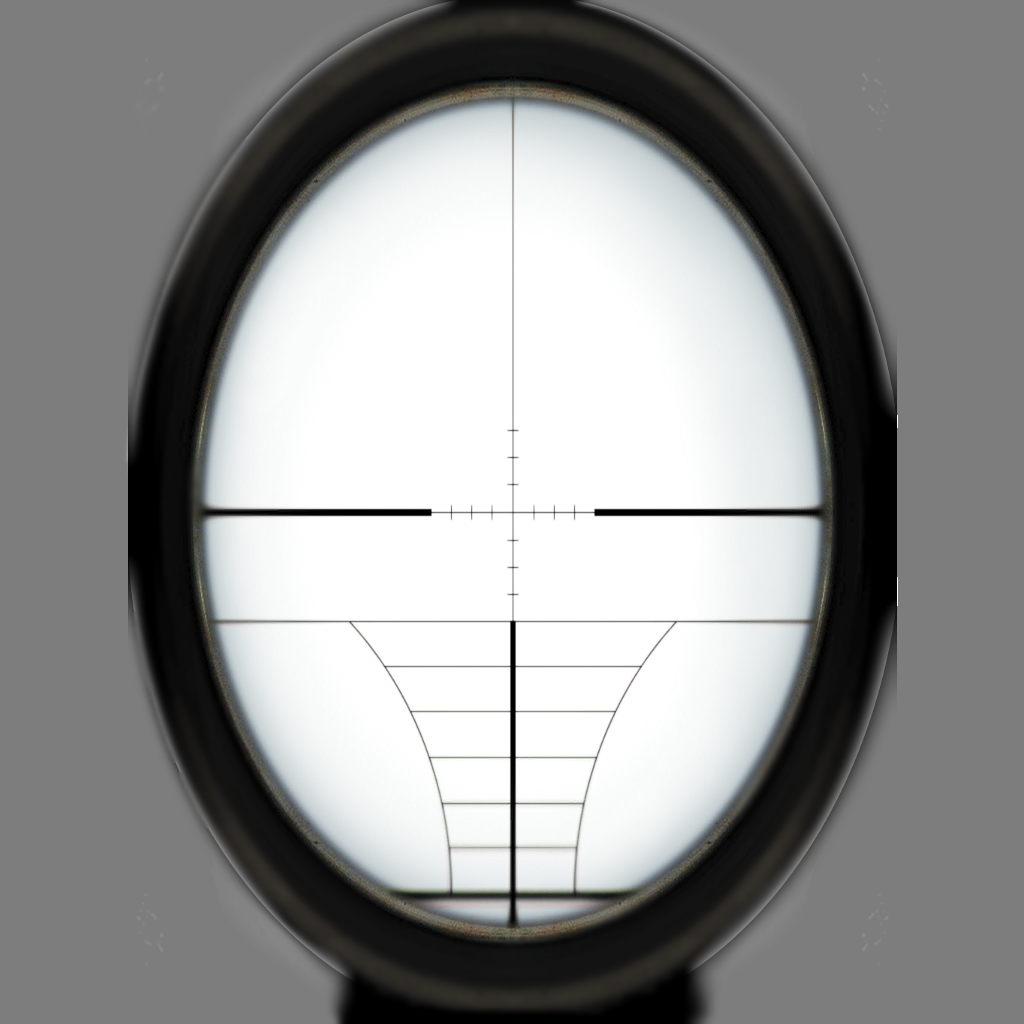
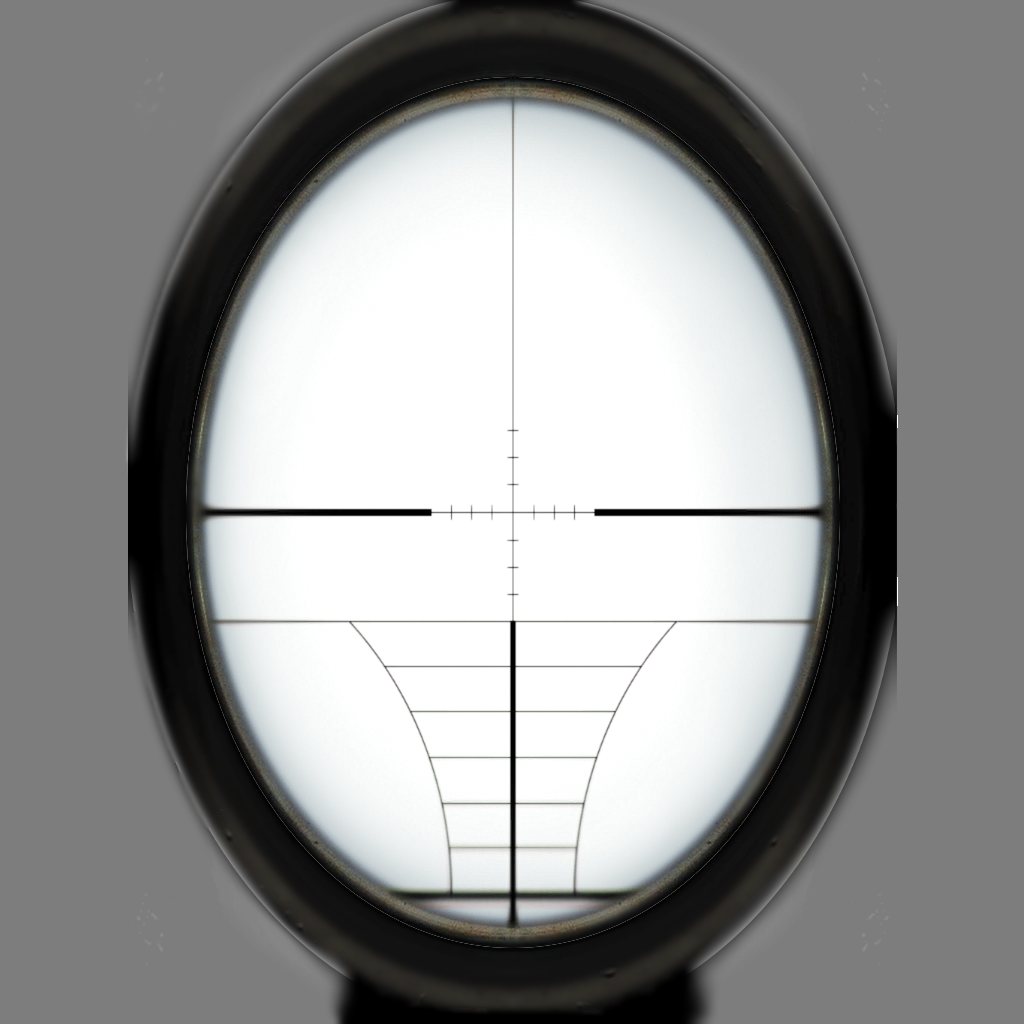
Before/after of a 1024 × 1024 layered artwork. What changed in the layer stack:
added layer "reticle" above "scope" over (x1=186, y1=77, x2=840, y2=948)
renamed "reticle" to "scope", painted on it over (x1=129, y1=7, x2=897, y2=1014)
